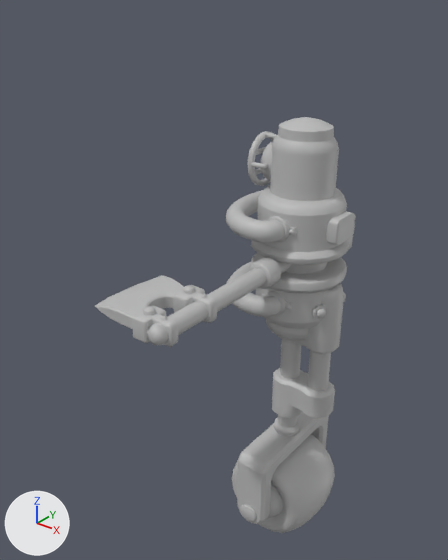
What one commit did to the FBX model Assets/Art/Meshes/Characters/sm_mob_03.fbx.
Camera for both pictures: a 50 mm lens placed at (0.438, -0.714, 0.868), pointed at (-0.061, -0.09, 0.481). Every picture has the same lights, and +X, +Y and +Z are marked at lower left. Where no turn or scale is listed for an object, it has been applied to the vertices.

The scene before the commit, as lines of its bpy script (objects in view):
```python
me_mesh = bpy.data.meshes.new('Mesh')
me_mesh.from_pydata(...)  # 3281 vertices, 3233 faces; spans x -0.108..0.08, y -0.3..0.11, z 0.0..0.703
# faces by material slot: [3204, 29]
me_mesh.materials.append(mat_lambert100)  # grey #bcbcbc
me_mesh.materials.append(mat_robot1_lambert27)  # grey #bcbcbc
ob_sm_mob_03 = bpy.data.objects.new('sm_mob_03', me_mesh)
ob_sm_mob_03.location = (0.0, 0.0, 0.0)
```
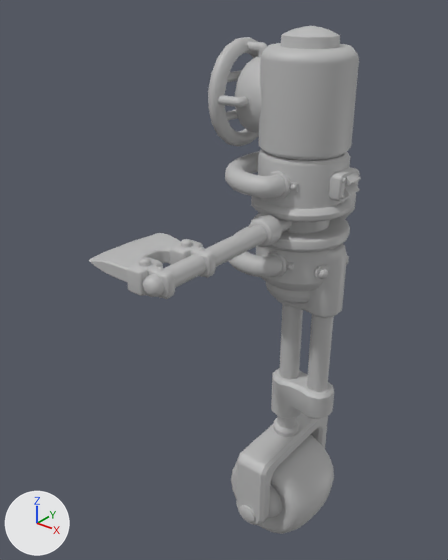
Changed parts and their boxes (x1, y1, x2, y2) in the pictures (448 x 560 px; the box of a moved part takes in the faces that stretch with it):
'sm_mob_03', reshaped (22% taller)
    before: (95, 117, 356, 533)
    after: (89, 26, 361, 534)
part 1 of me_mesh, moved or reshaped
    before: (251, 162, 268, 169)
    after: (218, 95, 248, 107)
part 2 of me_mesh, moved or reshaped
    before: (289, 229, 295, 235)
    after: (287, 265, 292, 270)
part 3 of me_mesh, moved or reshaped
    before: (312, 304, 327, 320)
    after: (314, 265, 329, 281)
part 4 of me_mesh, moved or reshaped
    before: (132, 305, 178, 347)
    after: (127, 258, 175, 299)
part 5 of me_mesh, moved or reshaped
    before: (161, 316, 168, 321)
    after: (342, 178, 346, 184)
part 6 of me_mesh, moved or reshaped
    before: (308, 350, 331, 391)
    after: (307, 314, 334, 392)
part 7 of me_mesh, moved or reshaped
    before: (256, 147, 266, 155)
    after: (227, 70, 242, 82)
part 8 of me_mesh, moved or reshaped
    before: (266, 133, 277, 140)
    after: (247, 41, 267, 57)
part 9 of me_mesh, moved or reshaped
    before: (278, 340, 301, 428)
    after: (277, 304, 303, 428)
part 10 of me_mesh, moved or reshaped
    before: (274, 417, 300, 436)
    after: (273, 418, 299, 437)
part 11 of me_mesh, moved or reshaped
    before: (95, 275, 184, 329)
    after: (89, 233, 181, 282)
part 12 of me_mesh, moved or reshaped
    before: (272, 368, 335, 419)
    after: (271, 368, 334, 419)
part 13 of me_mesh, moved or reshaped
    before: (326, 211, 356, 245)
    after: (329, 167, 359, 202)
part 14 of me_mesh, moved or reshaped
    before: (278, 284, 344, 354)
    after: (276, 244, 347, 318)
part 15 of me_mesh, moved or reshaped
    before: (341, 236, 353, 257)
    after: (341, 194, 356, 219)
part 16 of me_mesh, moved or reshaped (not visible afterwards)
    before: (183, 285, 195, 294)
part 17 of me_mesh, moved or reshaped
    before: (232, 434, 335, 533)
    after: (231, 435, 334, 534)
part 18 of me_mesh, moved or reshaped
    before: (237, 412, 329, 524)
    after: (236, 413, 328, 525)
part 19 of me_mesh, moved or reshaped
    before: (173, 285, 217, 323)
    after: (170, 240, 216, 278)
part 20 of me_mesh, moved or reshaped
    before: (147, 257, 291, 345)
    after: (142, 215, 292, 297)
part 21 of me_mesh, rebuilt
    before: (251, 185, 349, 340)
    after: (251, 149, 352, 304)
part 22 of me_mesh, deleted
    before: (143, 117, 339, 345)
part 23 of me_mesh, added
    after: (208, 26, 361, 279)
part 24 of me_mesh, added
    after: (138, 239, 205, 298)

Edits to the bpy script that builds the scene:
```text
Change me_mesh:
    remove me_mesh.from_pydata(...)  # 3281 vertices, 3233 faces; spans x -0.108..0.08, y -0.3..0.11, z 0.0..0.703
    add me_mesh.from_pydata(...)  # 3454 vertices, 3405 faces; spans x -0.109..0.085, y -0.302..0.107, z 0.0..0.816
    me_mesh part 1: the loose piece of 38 vertices spanning x -0.058..-0.037, y -0.034..-0.024, z 0.633..0.64 is scaled about its middle by (1.81, 1.83, 1.81), then moved by (-0.027, -0.027, 0.087)
    me_mesh part 2: the loose piece of 21 vertices spanning x 0.024..0.031, y -0.06..-0.056, z 0.562..0.57 is moved by (0.0, -0.002, -0.051)
    me_mesh part 3: the loose piece of 22 vertices spanning x 0.054..0.069, y -0.037..-0.017, z 0.434..0.454 is moved by (0.0, -0.002, 0.062)
    me_mesh part 4: the loose piece of 64 vertices spanning x -0.032..0.021, y -0.298..-0.261, z 0.493..0.523 is moved by (0.0, -0.002, 0.062)
    me_mesh part 5: the loose piece of 21 vertices spanning x 0.0..0.008, y -0.283..-0.275, z 0.523..0.526 is turned 90 degrees about the y axis through its middle, then moved by (0.074, 0.261, 0.111)
    me_mesh part 6: the loose piece of 20 vertices spanning x 0.037..0.067, y -0.014..0.019, z 0.298..0.37 is scaled about its middle by (1, 1, 1.87), then moved by (0.0, -0.002, 0.031)
    me_mesh part 7: the loose piece of 20 vertices spanning x -0.063..-0.057, y -0.026..0.03, z 0.648..0.654 is scaled about its middle by 1.81, then moved by (-0.037, -0.002, 0.098)
    me_mesh part 8: the loose piece of 38 vertices spanning x -0.058..-0.04, y -0.001..0.006, z 0.664..0.674 is scaled about its middle by 1.81, then moved by (-0.028, -0.002, 0.113)
    me_mesh part 9: the loose piece of 20 vertices spanning x -0.015..0.015, y -0.014..0.019, z 0.187..0.37 is scaled about its middle by (1, 1, 1.34), then moved by (0.0, -0.002, 0.031)
    me_mesh part 10: the loose piece of 31 vertices spanning x -0.022..0.022, y -0.019..0.024, z 0.187..0.201 is moved by (0.0, -0.002, 0.0)
    me_mesh part 11: the loose piece of 90 vertices spanning x -0.108..-0.029, y -0.291..-0.176, z 0.499..0.517 is moved by (0.0, -0.002, 0.062)
    me_mesh part 12: the loose piece of 80 vertices spanning x -0.026..0.078, y -0.025..0.03, z 0.226..0.298 is moved by (0.0, -0.002, 0.0)
    me_mesh part 13: the loose piece of 36 vertices spanning x 0.06..0.076, y -0.023..0.027, z 0.545..0.582 is moved by (0.0, -0.002, 0.062), in mat_lambert100 (grey #bcbcbc)
    me_mesh part 14: the loose piece of 71 vertices spanning x -0.026..0.078, y -0.025..0.03, z 0.369..0.473 is moved by (0.0, -0.002, 0.062)
    me_mesh part 15: the loose piece of 61 vertices spanning x -0.032..0.04, y 0.041..0.104, z 0.47..0.546 is moved by (0.0, -0.002, 0.062)
    me_mesh part 16: the loose piece of 31 vertices spanning x -0.026..-0.013, y -0.218..-0.203, z 0.523..0.529 is moved by (0.024, 0.21, 0.137)
    me_mesh part 17: the loose piece of 282 vertices spanning x -0.08..0.08, y -0.076..0.076, z 0.0..0.161 is moved by (0.0, -0.002, 0.0)
    me_mesh part 18: the loose piece of 128 vertices spanning x -0.028..0.028, y -0.101..0.101, z 0.055..0.187 is moved by (0.0, -0.002, 0.0)
    me_mesh part 19: the loose piece of 64 vertices spanning x -0.032..0.021, y -0.229..-0.192, z 0.493..0.523 is moved by (0.0, -0.002, 0.062)
    me_mesh part 20: the loose piece of 101 vertices spanning x -0.015..0.023, y -0.3..-0.036, z 0.488..0.528 is moved by (0.0, -0.002, 0.062)
    me_mesh part 21: the loose piece of 442 vertices spanning x -0.065..0.074, y -0.067..0.071, z 0.385..0.603 is rebuilt with 422 vertices and now spans x -0.065..0.074, y -0.069..0.069, z 0.447..0.66
    me_mesh part 22: 20 loose pieces with 1332 vertices, spanning x -0.096..0.071, y -0.286..0.101, z 0.435..0.703, are deleted
    me_mesh part 23: 1317 vertices added at x -0.109..0.085, y -0.098..0.099, z 0.497..0.816
    me_mesh part 24: 208 vertices added at x -0.026..0.008, y -0.289..-0.206, z 0.549..0.591
    remove me_mesh.materials.append(mat_robot1_lambert27)  # grey #bcbcbc
```
